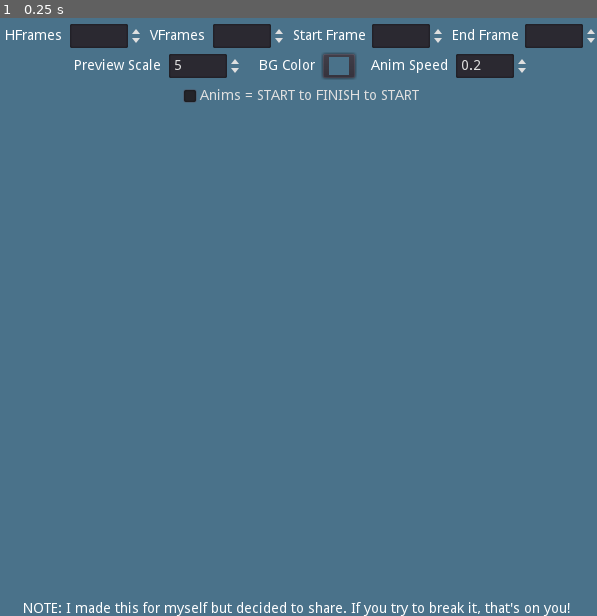
Above: before the commit, frame 1.
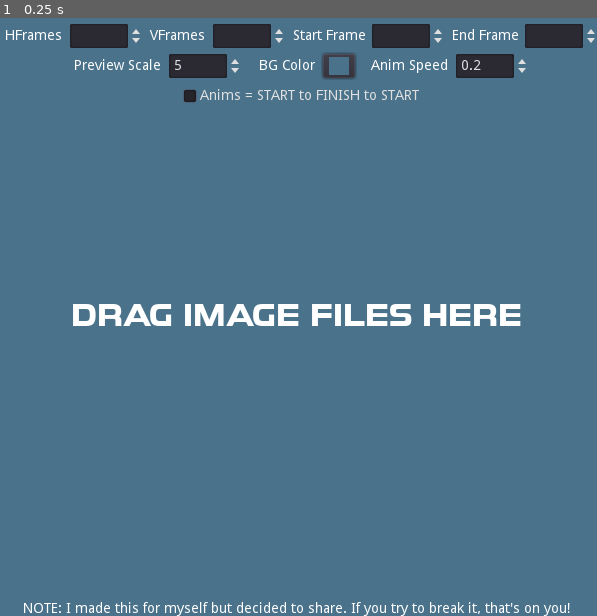
Above: after the commit, the same moment.

Repository: Lertos/sprite-visualizer
Game: Godot game, scene res://Main.tscn
Same seed, same stepped clock (60 frames per second), same inputs: the game is played once before the commit and once after it.
Inputs:
- Up to frame 1 (0.25 s): no input

The runs differ from the first frame. In frame 1, 1.6% of the frame differs, in the area x 12-88%, y 47-52%.

Commit message:
Giving brief tutorial text; adding font

Diff:
--- a/ControlWindow.gd
+++ b/ControlWindow.gd
@@ -31,6 +31,9 @@
 
 #Thanks to CarbsCode for this functions snippet!
 func handle_dropped_file(files: PoolStringArray, _screen: int):
+	#Hide the tutorial label if visible
+	$TutorialLabel.visible = false
+
 	var dropped_image:Image = Image.new()
 	dropped_image.load(files[0])
 
--- a/Main.tscn
+++ b/Main.tscn
@@ -1,7 +1,12 @@
-[gd_scene load_steps=3 format=2]
+[gd_scene load_steps=5 format=2]
 
 [ext_resource path="res://Sprite.gd" type="Script" id=1]
+[ext_resource path="res://toxigenesis bd.ttf" type="DynamicFontData" id=2]
 [ext_resource path="res://ControlWindow.gd" type="Script" id=3]
+
+[sub_resource type="DynamicFont" id=1]
+size = 30
+font_data = ExtResource( 2 )
 
 [node name="Node2D" type="Control"]
 anchor_right = 1.0
@@ -183,6 +188,15 @@
 text = "Anims = START to FINISH to START"
 align = 1
 icon_align = 1
+
+[node name="TutorialLabel" type="Label" parent="."]
+anchor_right = 1.0
+anchor_bottom = 1.0
+size_flags_horizontal = 4
+custom_fonts/font = SubResource( 1 )
+text = "DRAG IMAGE FILES HERE"
+align = 1
+valign = 1
 
 [node name="Label" type="Label" parent="."]
 anchor_right = 1.0
Binary file added: toxigenesis bd.ttf
